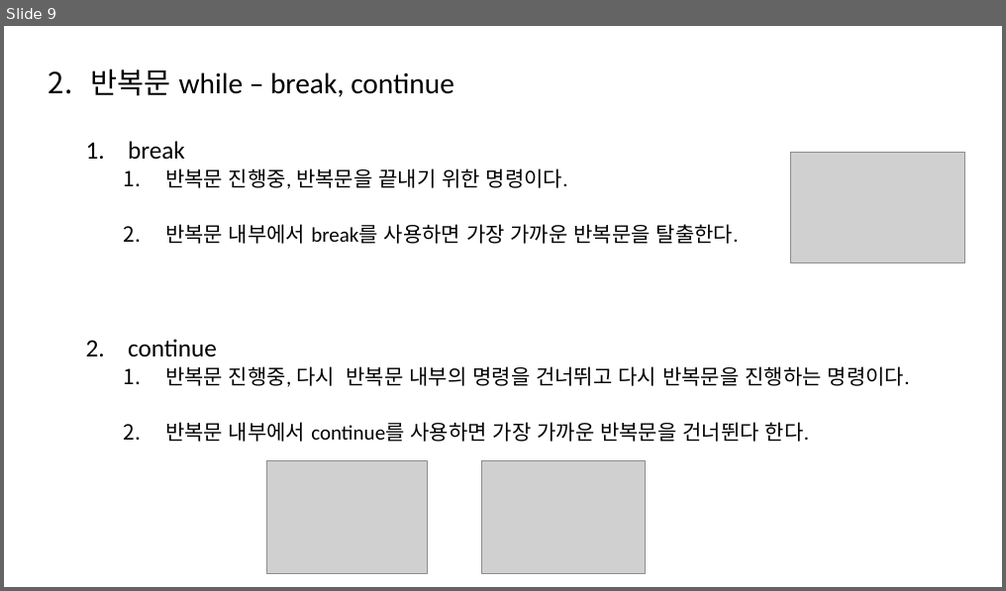
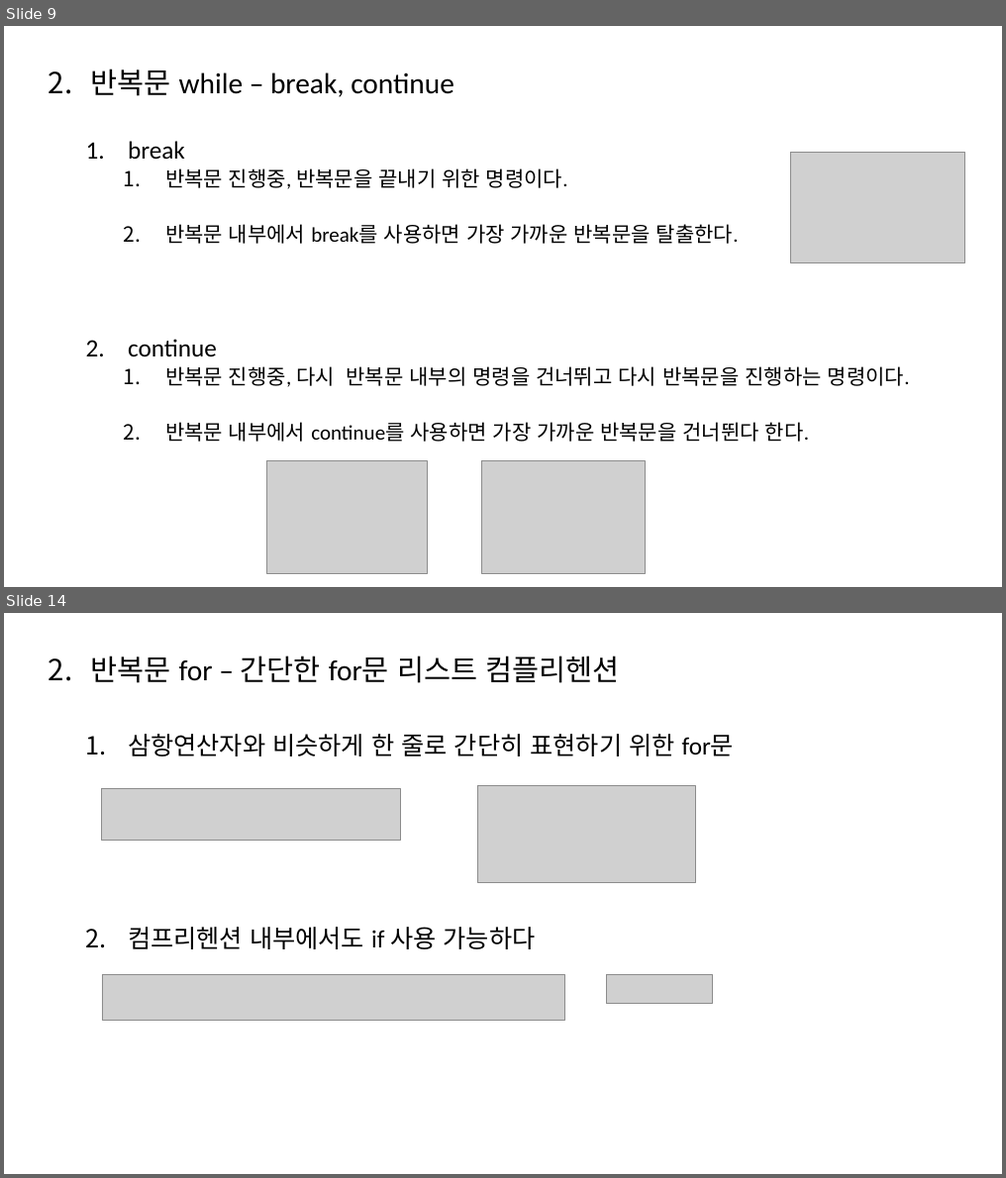
Before and after one commit to Cho-Hyeon-Sang/python, a slide deck: 2_ControlStatement/python_제어문.pptx. Shown one above the other, each under a label of ours: slide 9 before the commit, slides 9 and 14 after it; the slides between them are not shown. The pictures are 1006x591 and 1006x1178 pixels, drawn with LibreOffice and Linux fonts; fonts in the diff are those of the drawing; grey boxes stand for pictures. Boxes give left, top, right and bottom in pixels: in the first picture for what was removed or moved away, otherwise in the second. Text is boxed around its words. In the diff, an @@ line names an element or a change of style, - is before the commit and + after.

```diff
--- a/2_ControlStatement/python_제어문.pptx
+++ b/2_ControlStatement/python_제어문.pptx
@@ slide 14 added at <box>4,613,1002,1174</box>, background #FFFFFF @@
@@ text added at <box>90,656,734,950</box>, 24 pt, text #000000 @@
+2. 반복문 for – 간단한 for문 리스트 컴플리헨션
+  1. 삼항연산자와 비슷하게 한 줄로 간단히 표현하기 위한 for문
+  2. 컴프리헨션 내부에서도 if 사용 가능하다
@@ picture added at <box>101,788,401,840</box> @@
@@ picture added at <box>478,786,696,882</box> @@
@@ picture added at <box>102,974,564,1020</box> @@
@@ picture added at <box>607,974,713,1004</box> @@
```
Also in this commit, not shown: 2 slides changed, 4 other slides added, 1 slide removed.
